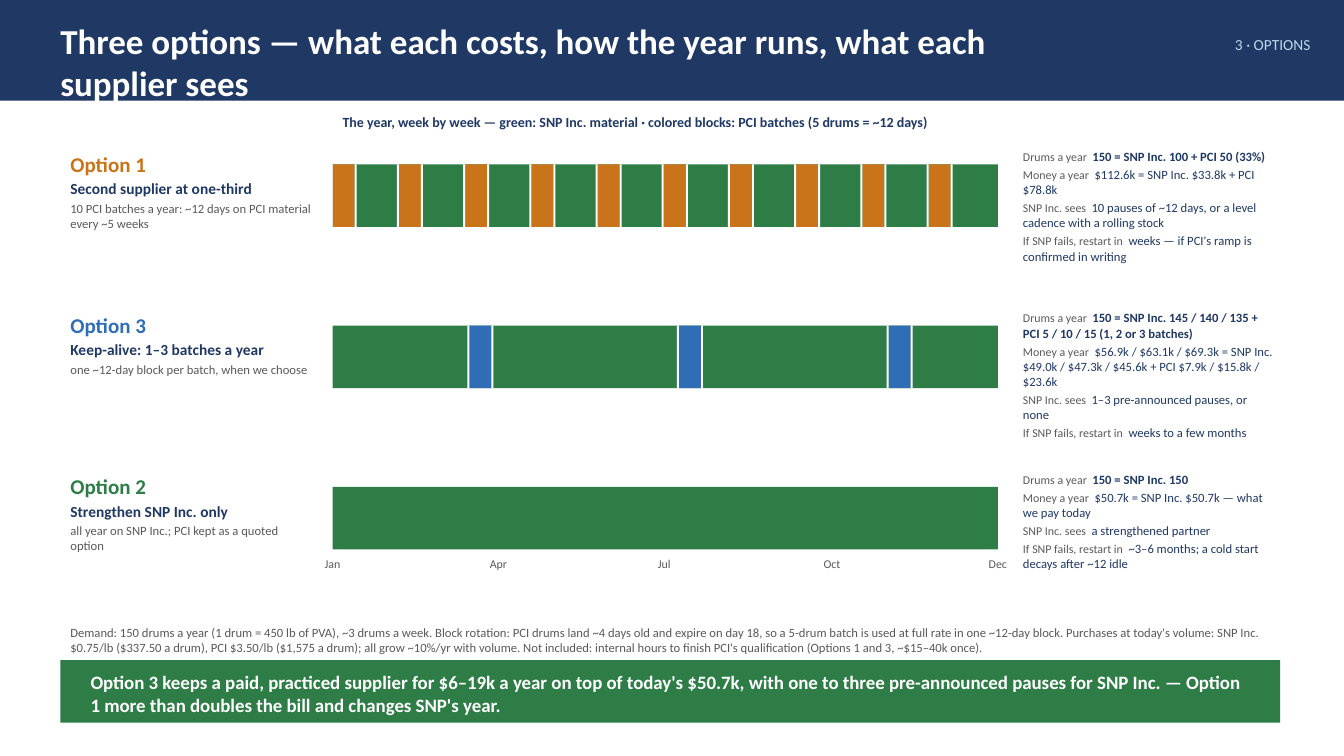
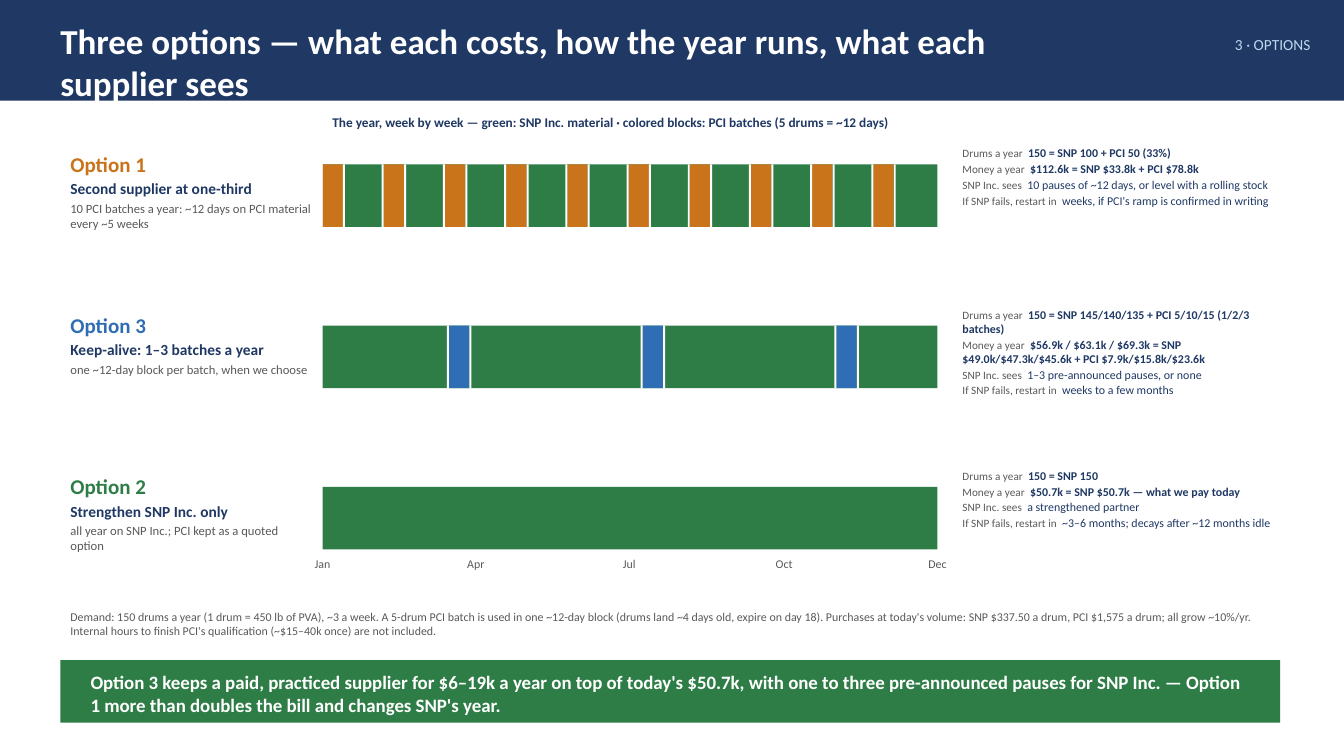
Before and after one commit to naviero1/Claude-Works, a slide deck: slide 5 of PVA second supplier initiative/PVA_Second_Supplier_Leadership_Deck.pptx. Drawn at 1344x756 pixels with LibreOffice and Linux fonts; fonts in the diff are those of the drawing. Boxes give left, top, right and bottom in pixels: in the first picture for what was removed or moved away, otherwise in the second. Text is boxed around its words. In the diff, an @@ line names an element or a change of style, - is before the commit and + after.

```diff
--- a/PVA second supplier initiative/PVA_Second_Supplier_Leadership_Deck.pptx
+++ b/PVA second supplier initiative/PVA_Second_Supplier_Leadership_Deck.pptx
@@ text "The year, week by week ..." moved from (x1=343, y1=117, x2=928, y2=130) to (x1=332, y1=117, x2=888, y2=130) @@
@@ text "The year, week by week ..." at (x1=332, y1=117, x2=888, y2=130): size 10 to 9.5 pt @@
@@ text at (x1=962, y1=148, x2=1269, y2=207): text changed; size 9 to 8.5 pt @@
-Drums a year 150 = SNP Inc. 100 + PCI 50 (33%)
-Money a year $112.6k = SNP Inc. $33.8k + PCI $78.8k
-SNP Inc. sees 10 pauses of ~12 days, or a level cadence with a rolling stock
-If SNP fails, restart in weeks — if PCI's ramp is confirmed in writing
+Drums a year 150 = SNP 100 + PCI 50 (33%)
+Money a year $112.6k = SNP $33.8k + PCI $78.8k
+SNP Inc. sees 10 pauses of ~12 days, or level with a rolling stock
+If SNP fails, restart in weeks, if PCI's ramp is confirmed in writing
@@ 3 rectangles, 1 text moved together from (x1=325, y1=164, x2=357, y2=568) to (x1=315, y1=164, x2=345, y2=568) @@
@@ rectangle resized from (x1=333, y1=164, x2=998, y2=227) to (x1=323, y1=164, x2=938, y2=227) @@
@@ 3 rectangles moved together from (x1=397, y1=164, x2=423, y2=227) to (x1=382, y1=164, x2=406, y2=227) @@
@@ 2 rectangles, 1 text moved together from (x1=490, y1=164, x2=554, y2=570) to (x1=467, y1=164, x2=526, y2=570) @@
@@ 4 rectangles moved together from (x1=554, y1=164, x2=622, y2=227) to (x1=526, y1=164, x2=590, y2=227) @@
@@ 4 rectangles moved together from (x1=701, y1=164, x2=754, y2=388) to (x1=663, y1=164, x2=713, y2=388) @@
@@ rectangle moved from (x1=795, y1=164, x2=797, y2=227) to (x1=749, y1=164, x2=751, y2=227) @@
@@ rectangle moved from (x1=797, y1=164, x2=819, y2=227) to (x1=751, y1=164, x2=771, y2=227) @@
@@ 4 rectangles moved together from (x1=910, y1=164, x2=953, y2=388) to (x1=857, y1=164, x2=896, y2=388) @@
@@ rectangle resized from (x1=333, y1=326, x2=998, y2=388) to (x1=323, y1=326, x2=938, y2=388) @@
@@ 6 rectangles moved together from (x1=463, y1=164, x2=493, y2=388) to (x1=443, y1=164, x2=472, y2=388) @@
@@ 5 rectangles, 1 text moved together from (x1=658, y1=164, x2=702, y2=568) to (x1=623, y1=164, x2=663, y2=568) @@
@@ 6 rectangles, 1 text moved together from (x1=819, y1=164, x2=911, y2=568) to (x1=771, y1=164, x2=857, y2=568) @@
@@ text "Drums a year 150 = ..." moved from (x1=1023, y1=313, x2=1272, y2=438) to (x1=962, y1=310, x2=1249, y2=395) @@
@@ text at (x1=962, y1=310, x2=1249, y2=365): text changed; size 9 to 8.5 pt; bold on @@
-Drums a year 150 = SNP Inc. 145 / 140 / 135 + PCI 5 / 10 / 15 (1, 2 or 3 batches)
-Money a year $56.9k / $63.1k / $69.3k = SNP Inc. $49.0k / $47.3k / $45.6k + PCI $7.9k / $15.8k / $23.6k
+Drums a year 150 = SNP 145/140/135 + PCI 5/10/15 (1/2/3 batches)
+Money a year $56.9k / $63.1k / $69.3k = SNP $49.0k/$47.3k/$45.6k + PCI $7.9k/$15.8k/$23.6k
@@ text at (x1=962, y1=370, x2=1202, y2=395): size 8.5 to 8 pt in "SNP Inc. sees", "If SNP fails, restart in"; size 9 to 8.5 pt in "1–3 pre-announced pauses, or none", "weeks to a few months"; less space between paragraphs @@
@@ text "Drums a year 150 = ..." moved from (x1=1023, y1=475, x2=1263, y2=570) to (x1=962, y1=472, x2=1271, y2=529) @@
@@ text at (x1=962, y1=472, x2=1240, y2=498): text changed; size 9 to 8.5 pt; bold on @@
-Drums a year 150 = SNP Inc. 150
-Money a year $50.7k = SNP Inc. $50.7k — what we pay today
+Drums a year 150 = SNP 150
+Money a year $50.7k = SNP $50.7k — what we pay today
@@ rectangle resized from (x1=333, y1=487, x2=998, y2=549) to (x1=323, y1=487, x2=938, y2=549) @@
@@ text at (x1=962, y1=503, x2=1139, y2=513): size 8.5 to 8 pt in "SNP Inc. sees"; size 9 to 8.5 pt in "a strengthened partner"; less space between paragraphs @@
@@ text at (x1=962, y1=518, x2=1271, y2=529): text changed; size 9 to 8.5 pt @@
-If SNP fails, restart in ~3–6 months; a cold start decays after ~12 idle
+If SNP fails, restart in ~3–6 months; decays after ~12 months idle
@@ text "Dec" moved from (x1=989, y1=560, x2=1007, y2=568) to (x1=928, y1=560, x2=946, y2=568) @@
@@ text at (x1=70, y1=612, x2=1250, y2=637): text changed; size 9 to 8.5 pt @@
-Demand: 150 drums a year (1 drum = 450 lb of PVA), ~3 drums a week. Block rotation: PCI drums land ~4 days old and expire on day 18, so a 5-drum batch is used at full rate in one ~12-day block. Purchases at today's volume: SNP Inc. $0.75/lb ($337.50 a drum), PCI $3.50/lb ($1,575 a drum); all grow ~10%/yr with volume. Not included: internal hours to finish PCI's qualification (Options 1 and 3, ~$15–40k once).
+Demand: 150 drums a year (1 drum = 450 lb of PVA), ~3 a week. A 5-drum PCI batch is used in one ~12-day block (drums land ~4 days old, expire on day 18). Purchases at today's volume: SNP $337.50 a drum, PCI $1,575 a drum; all grow ~10%/yr. Internal hours to finish PCI's qualification (~$15–40k once) are not included.
```
Also in this commit, not shown: 1 other slide changed, 4 other files.
